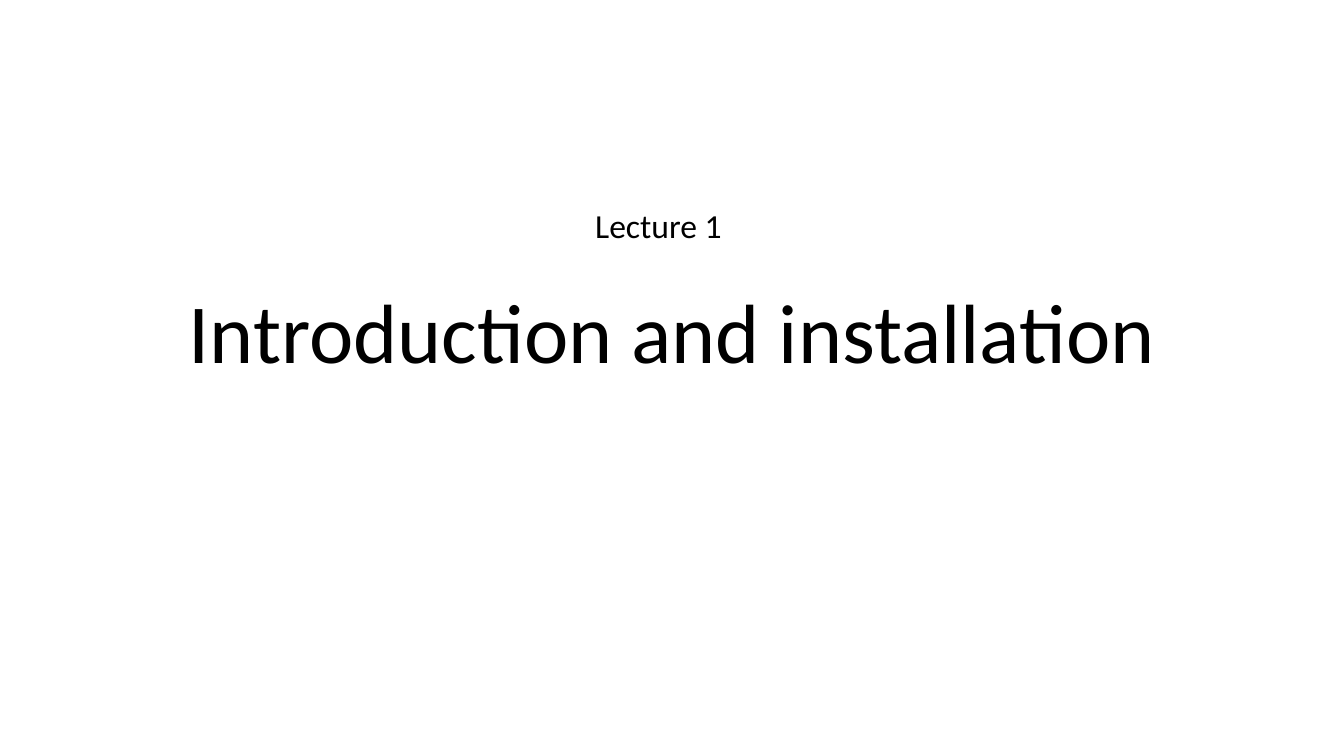
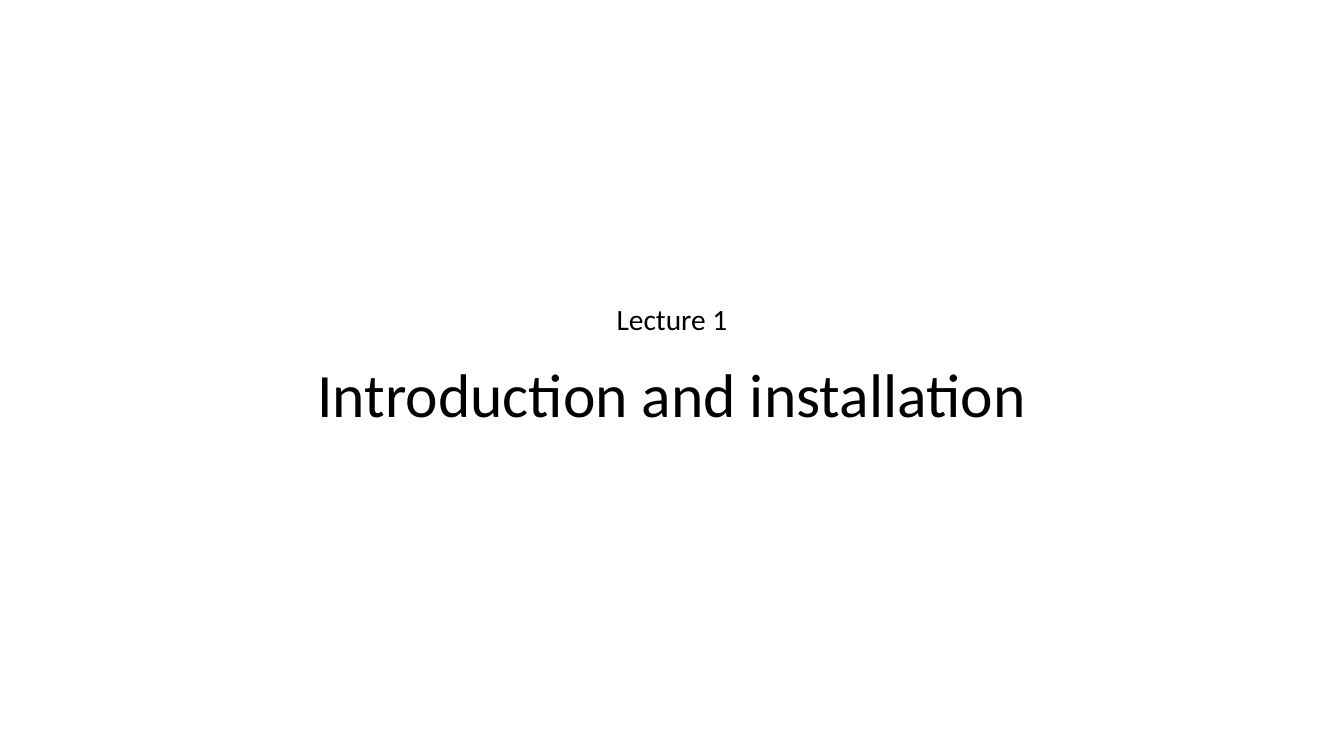
Before and after one commit to dima3551/geant4-course, a slide deck: slide 1 of 1-Introduction-and-installation/1 Introduction and installation.pptx. Drawn at 1344x756 pixels with LibreOffice and Linux fonts; fonts in the diff are those of the drawing. Boxes give left, top, right and bottom in pixels: in the first picture for what was removed or moved away, otherwise in the second. Text is boxed around its words. In the diff, an @@ line names an element or a change of style, - is before the commit and + after.

```diff
--- a/1-Introduction-and-installation/1 Introduction and installation.pptx
+++ b/1-Introduction-and-installation/1 Introduction and installation.pptx
@@ subtitle "Lecture 1": place and size @@
-subtitle "Lecture 1" at (595,216,722,239)
+subtitle "Lecture 1" at (617,311,727,331)
@@ subtitle "Lecture 1" at (617,311,727,331): size 24 to 21 pt; indent changed; line spacing 0.9 to 1; vertical alignment top to middle @@
@@ title "Introduction and installation": place and size @@
-title "Introduction and installation" at (189,304,1155,364)
+title "Introduction and installation" at (317,374,1025,418)
@@ title "Introduction and installation" at (317,374,1025,418): size 60 to 44 pt; line spacing 0.9 to 1; vertical alignment bottom to middle @@
```
Also in this commit, not shown: 19 other slides changed, 3 slides added, 2 other files.
